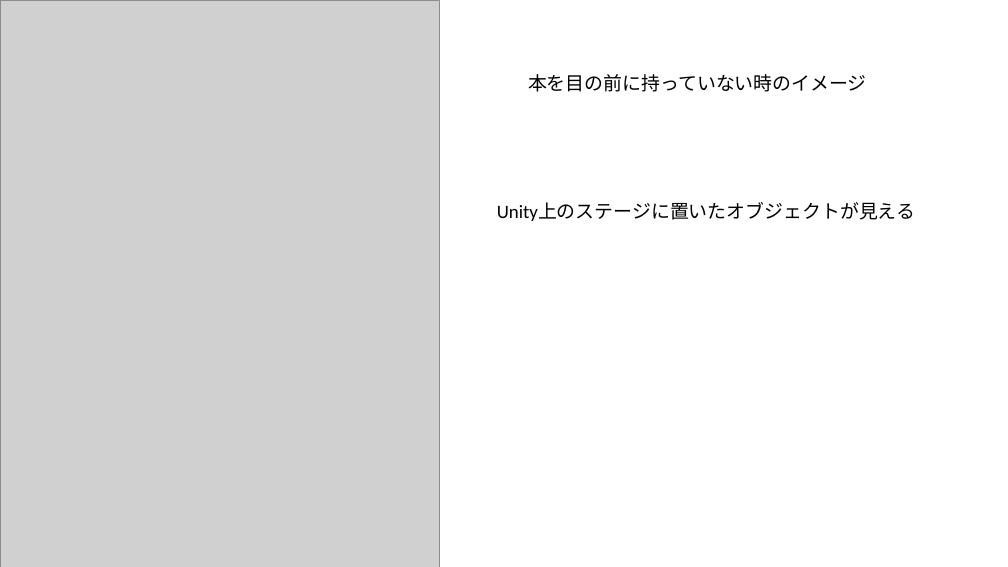
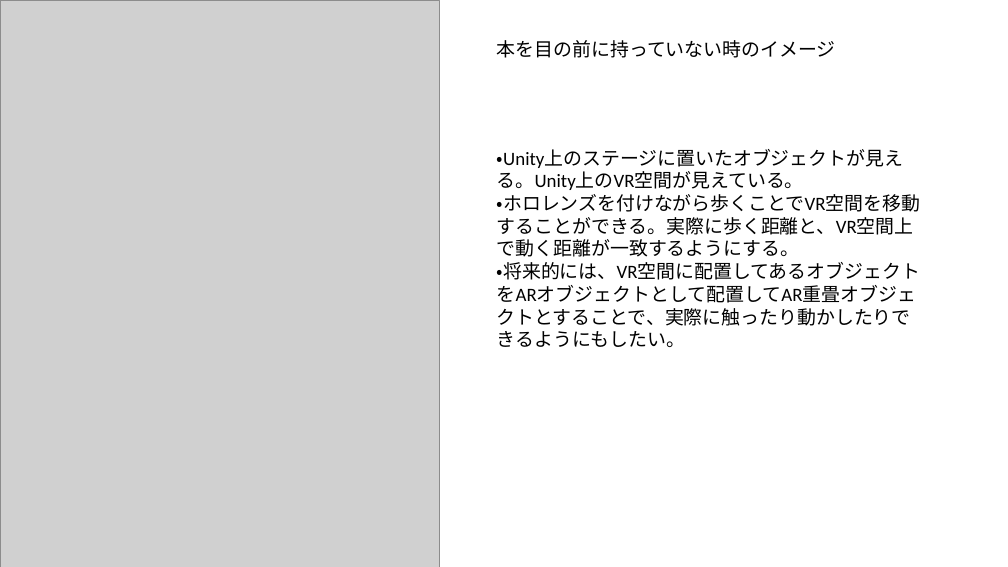
Before and after one commit to yokohamaH/HoloProject, a slide deck: slide 23 of Others/研究経過1.pptx. Drawn at 1008x567 pixels with LibreOffice and Linux fonts; fonts in the diff are those of the drawing; grey boxes stand for pictures. Boxes give left, top, right and bottom in pixels: in the first picture for what was removed or moved away, otherwise in the second. Text is boxed around its words. In the diff, an @@ line names an element or a change of style, - is before the commit and + after.

Commit message:
システムの説明の追加

```diff
--- a/Others/研究経過1.pptx
+++ b/Others/研究経過1.pptx
@@ text "本を目の前に持っていない時のイメージ" moved from (x1=528, y1=74, x2=867, y2=92) to (x1=497, y1=40, x2=836, y2=58) @@
@@ text at (x1=497, y1=149, x2=920, y2=347): text changed @@
-Unity上のステージに置いたオブジェクトが見える
+・Unity上のステージに置いたオブジェクトが見える。Unity上のVR空間が見えている。
+・ホロレンズを付けながら歩くことでVR空間を移動することができる。実際に歩く距離と、VR空間上で動く距離が一致するようにする。
+・将来的には、VR空間に配置してあるオブジェクトをARオブジェクトとして配置してAR重畳オブジェクトとすることで、実際に触ったり動かしたりできるようにもしたい。
```
Also in this commit, not shown: 3 other slides changed, 2 slides added.
